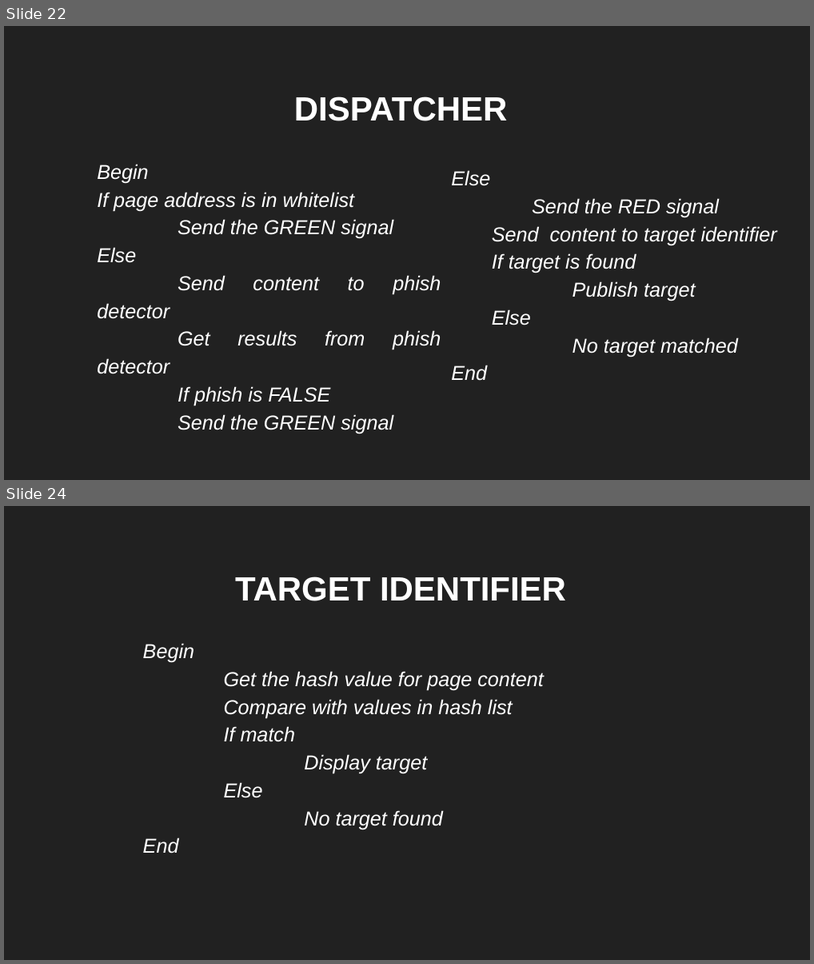
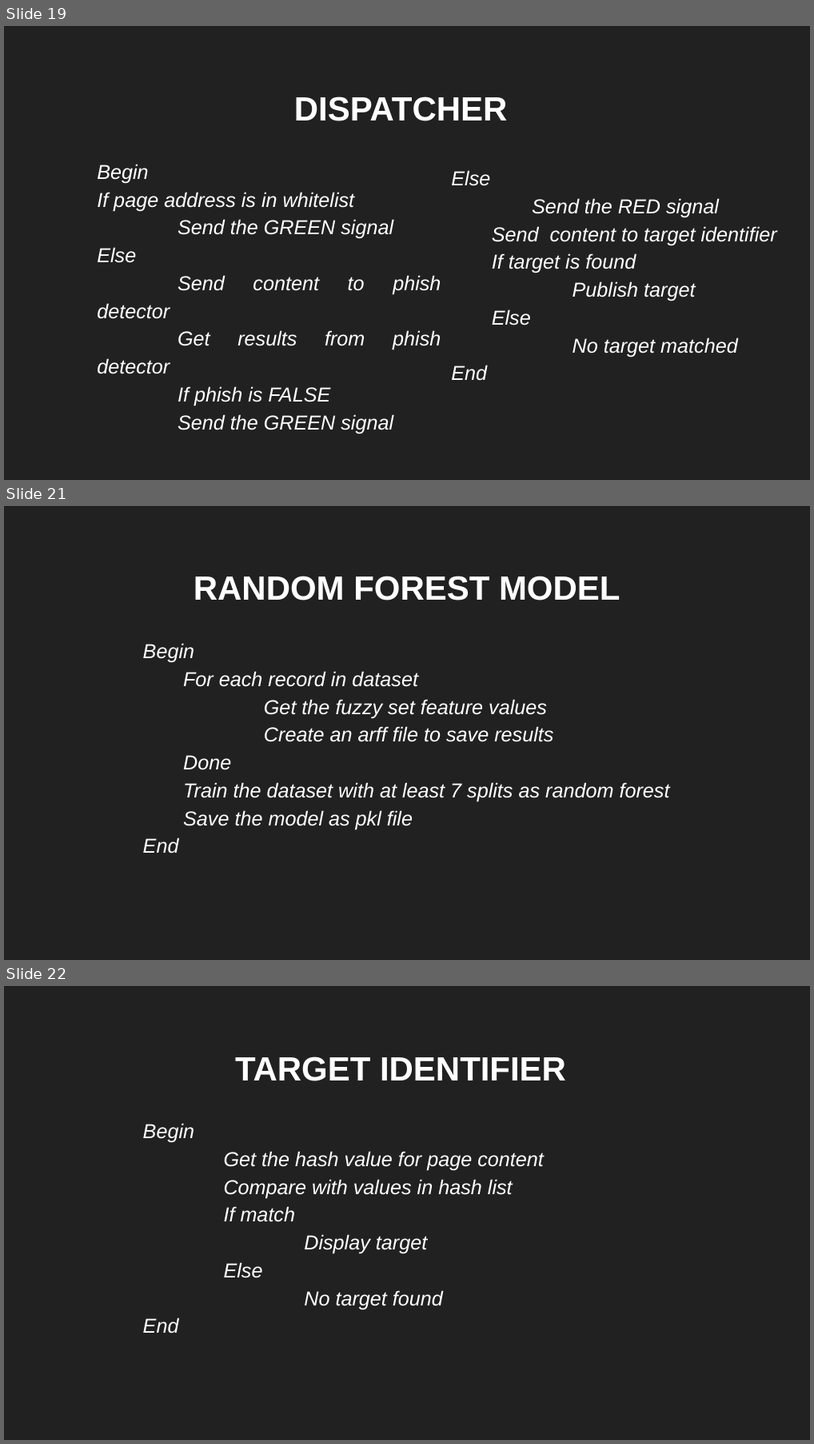
Before and after one commit to sbenstewart/cantina-plus, a slide deck: mail these/first/FYP First.pptx. Shown one above the other, each under a label of ours: slides 22 and 24 before the commit, slides 19, 21 and 22 after it; the slides between them are not shown. The pictures are 814x964 and 814x1444 pixels, drawn with LibreOffice and Linux fonts; fonts in the diff are those of the drawing. Boxes give left, top, right and bottom in pixels: in the first picture for what was removed or moved away, otherwise in the second. Text is boxed around its words. In the diff, an @@ line names an element or a change of style, - is before the commit and + after.

```diff
--- a/mail these/first/FYP First.pptx
+++ b/mail these/first/FYP First.pptx
@@ slide 21 added at (x1=4, y1=506, x2=810, y2=960), background #212121 @@
@@ title added at (x1=194, y1=576, x2=620, y2=600), 30 pt, text #FFFFFF, bold @@
+RANDOM FOREST MODEL
@@ subtitle added at (x1=143, y1=643, x2=670, y2=853), 18 pt, text #FFFFFF, italic @@
+Begin
+For each record in dataset
+Get the fuzzy set feature values
+Create an arff file to save results
+Done
+Train the dataset with at least 7 splits as random forest
+Save the model as pkl file
+End
@@ what was slide 22 is now slide 19 @@
@@ what was slide 24 is now slide 22 @@
```
Also in this commit, not shown: 7 slides changed, 4 other slides added, 5 slides removed, 2 other files.
